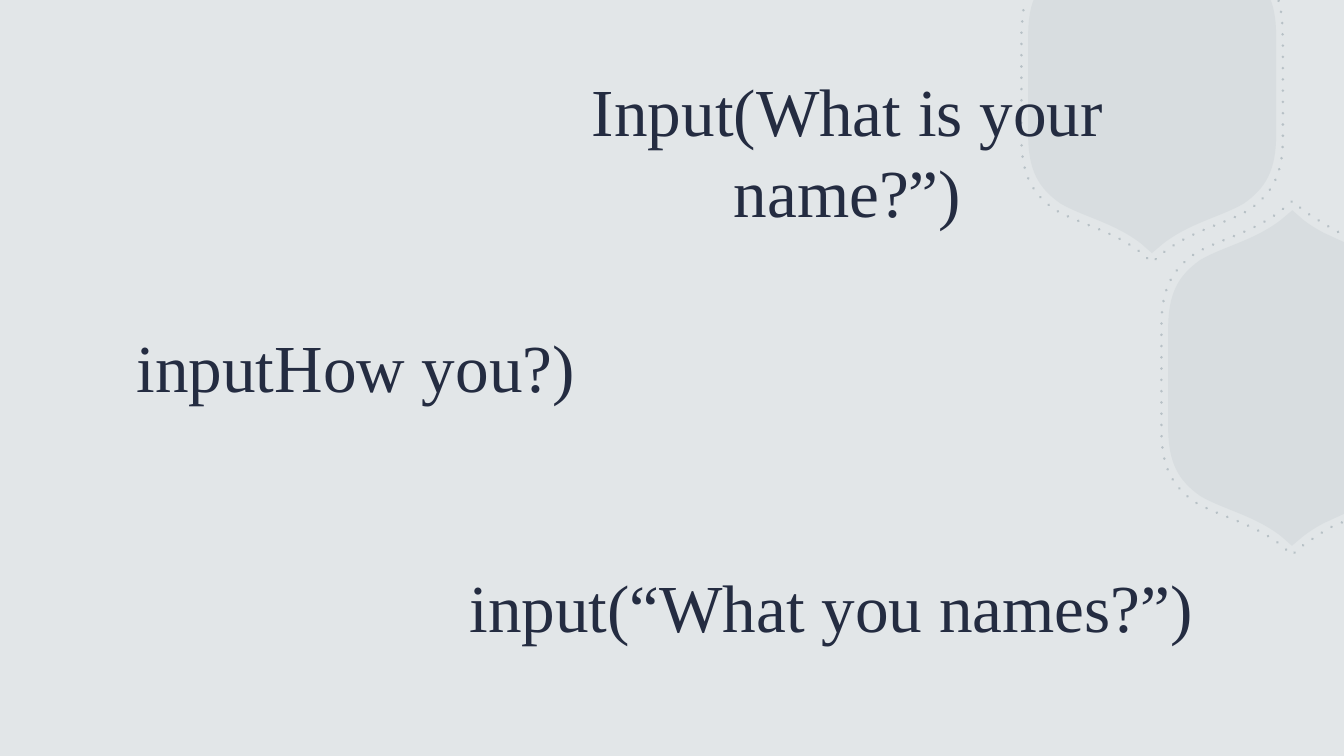
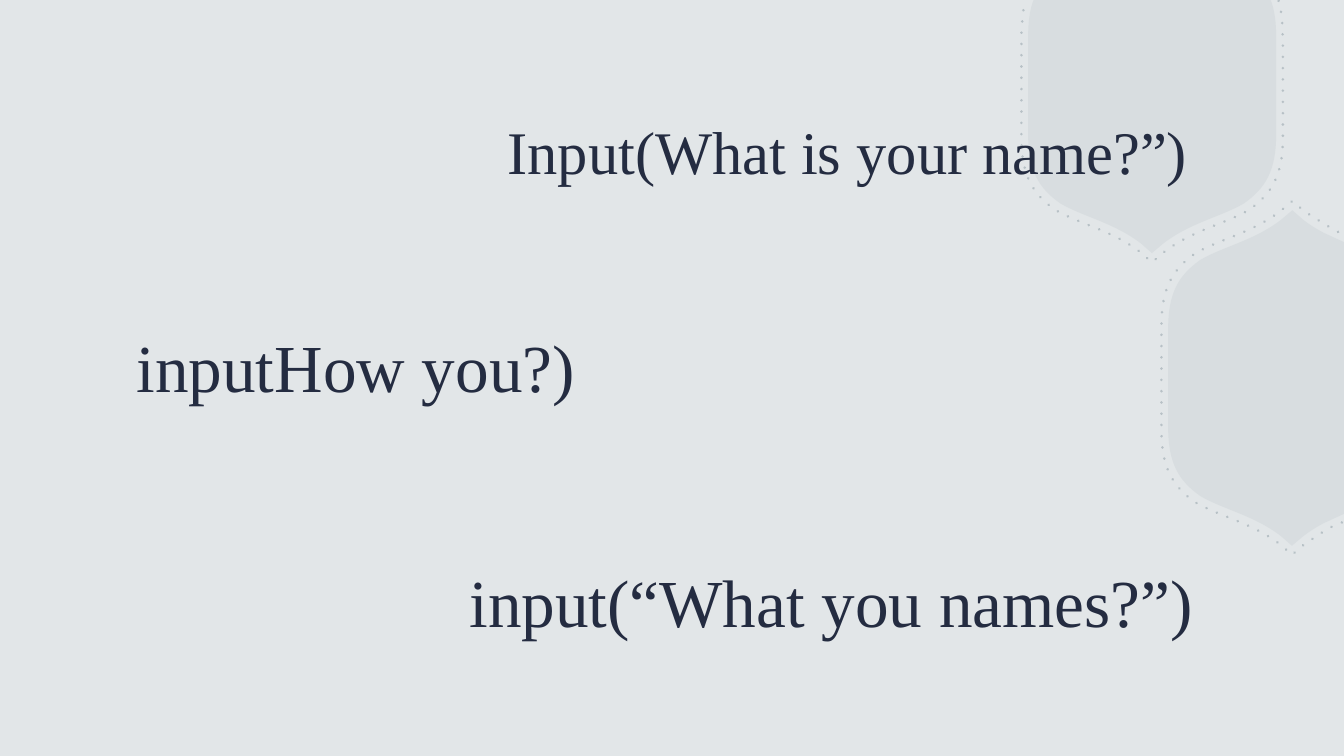
Before and after one commit to torres11991/dap-curriculum, a slide deck: slide 13 of Section02/week1day2.pptx. Drawn at 1344x756 pixels with LibreOffice and Linux fonts; fonts in the diff are those of the drawing. Boxes give left, top, right and bottom in pixels: in the first picture for what was removed or moved away, otherwise in the second. Text is boxed around its words. In the diff, an @@ line names an element or a change of style, - is before the commit and + after.

```diff
--- a/Section02/week1day2.pptx
+++ b/Section02/week1day2.pptx
@@ title "Input(What is your name?”)" at bbox=[508, 132, 1188, 185]: size 48 to 43.2 pt @@
@@ text "input(“What you names?”)" at bbox=[469, 580, 1192, 640]: line spacing 1 to 0.9 @@
```
Also in this commit, not shown: 9 other slides changed, 2 other files.
